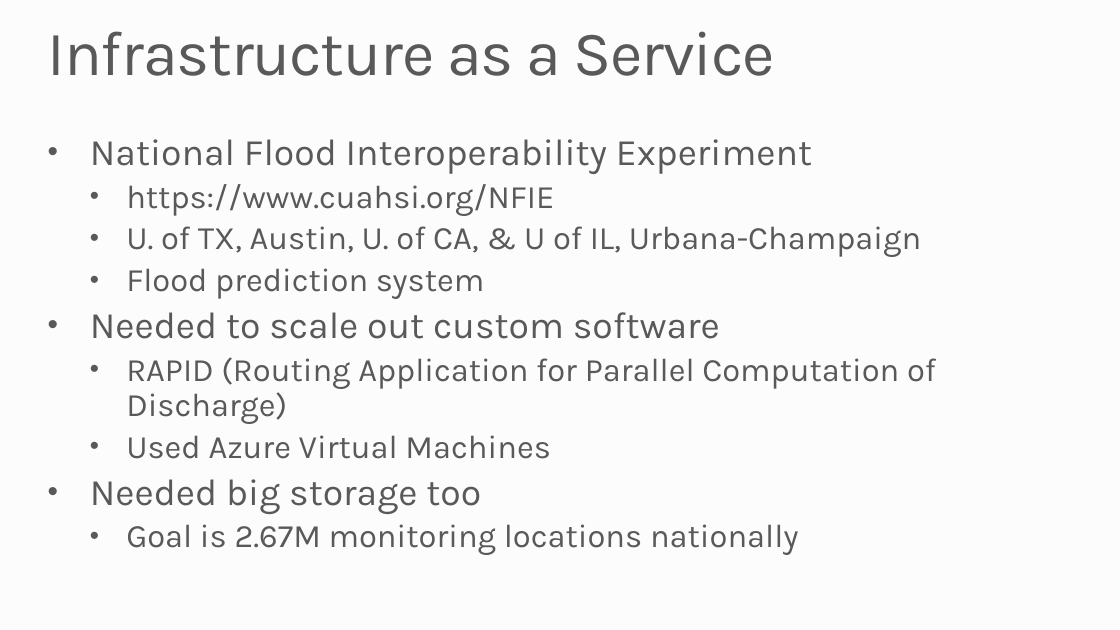
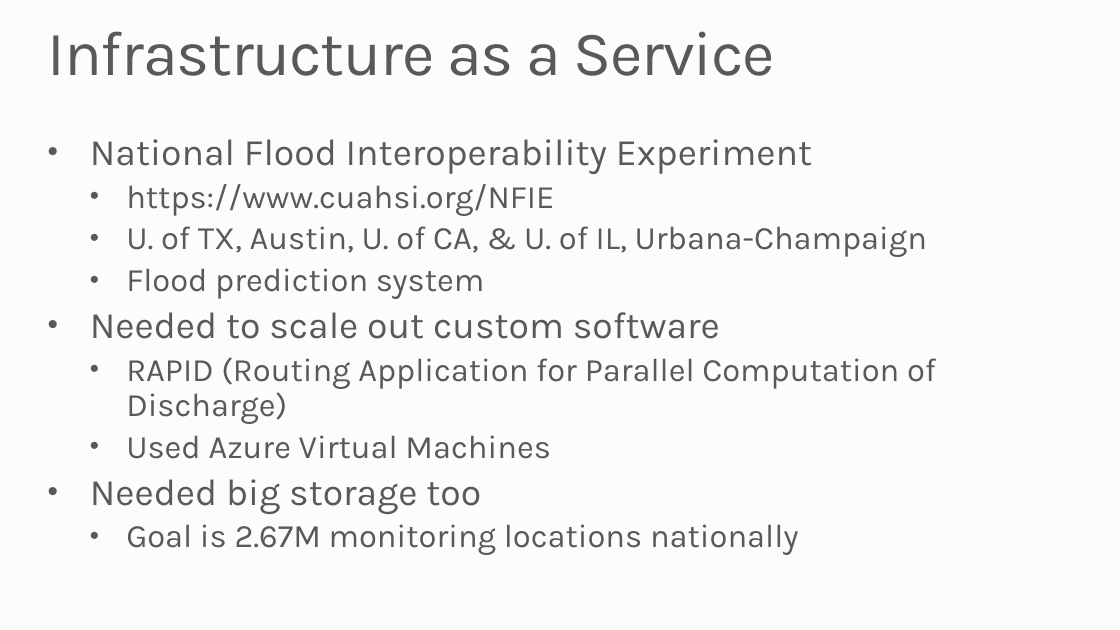
Before and after one commit to MSRConnections/Azure-training-course, a slide deck: slide 6 of Content/Introduction/Azure Overview.pptx. Drawn at 1120x630 pixels with LibreOffice and Linux fonts; fonts in the diff are those of the drawing; background and template pictures are left out. Boxes give left, top, right and bottom in pixels: in the first picture for what was removed or moved away, otherwise in the second. Text is boxed around its words. In the diff, an @@ line names an element or a change of style, - is before the commit and + after.

```diff
--- a/Content/Introduction/Azure Overview.pptx
+++ b/Content/Introduction/Azure Overview.pptx
@@ text at (126, 226, 927, 257): text changed @@
-  • U. of TX, Austin, U. of CA, & U of IL, Urbana-Champaign
+  • U. of TX, Austin, U. of CA, & U. of IL, Urbana-Champaign
```
Also in this commit, not shown: 1 other slide changed, 1 slide added, 3 slides removed.
